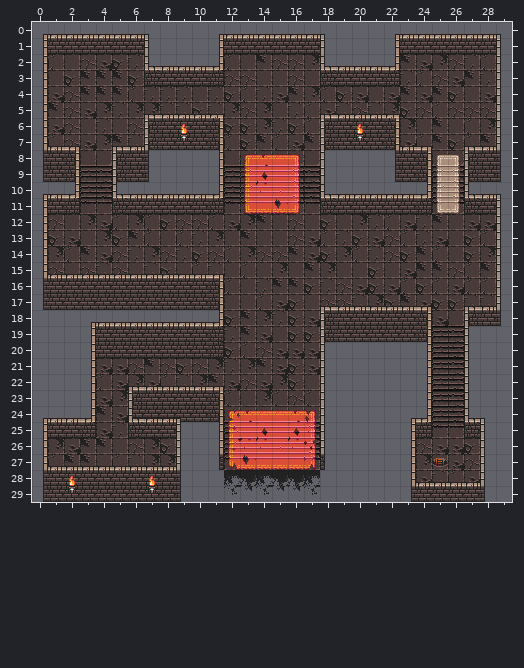
Level history. Tiled map: res/map/hub.tmx. The picture above is the old version.
Cells are 16x16 px. Shown: x 0..29, y 0..29.
And afterwards:
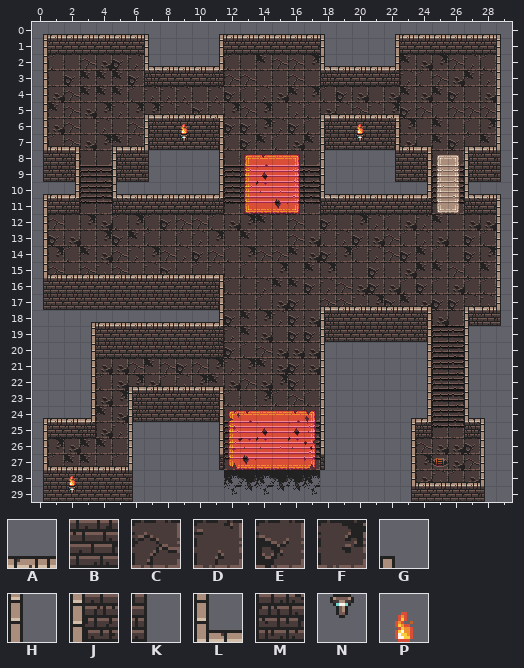
Key: from "tileset": A 2, B 66, C 258, D 259, E 321, F 385, G 449, H 513, J 514, K 577, L 578, M 642, N 1507, P 1508.
_ is an empty cell.
Edits made:
Layer "back":
The author changed tile C to tile H in row 26 at x 6.
The author changed tile D to tile H in row 27 at x 6.
The author changed tile M to tile H in row 25 at x 6.
The author changed tile B to tile J in row 24 at x 6.
The author changed tile B to tile K in rows 28 to 29 at x 6.
Tile B is gone in row 25 at x 7 to 8; in rows 28 to 29 at x 7 to 8.
Tile E is gone in row 26 at x 8.
Tile F is gone in row 26 at x 7; in row 27 at x 7 to 8.
Tile H is gone in rows 25 to 27 at x 9.
Tile K is gone in rows 28 to 29 at x 9.
Layer "back_over":
Tile A is gone in row 24 at x 7 to 8.
Tile G is gone in row 24 at x 9.
Tile L is gone in row 24 at x 6.
Tile N is gone in row 29 at x 7.
Tile P is gone in row 28 at x 7.
Layer "over":
Tile A is gone in row 27 at x 6 to 8.
Boxes around the changes in both pictures, in picture pixels (x1, y1, x2, y2):
changed: (128, 406, 181, 502)
